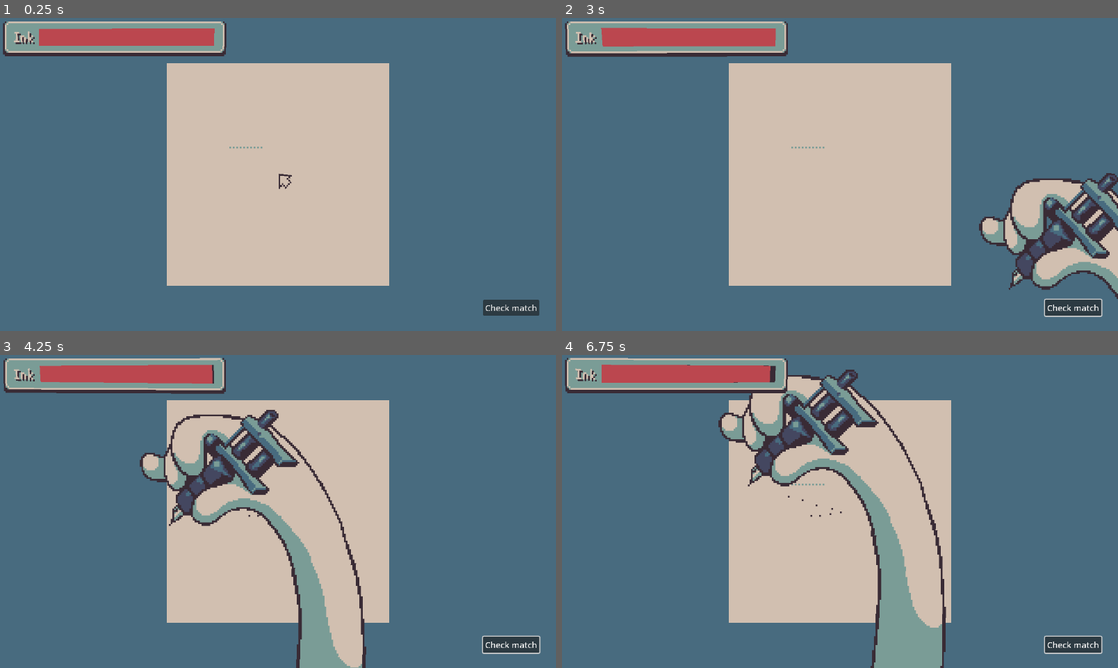
Above: before the commit, frames 1-4 (two rows, left to right).
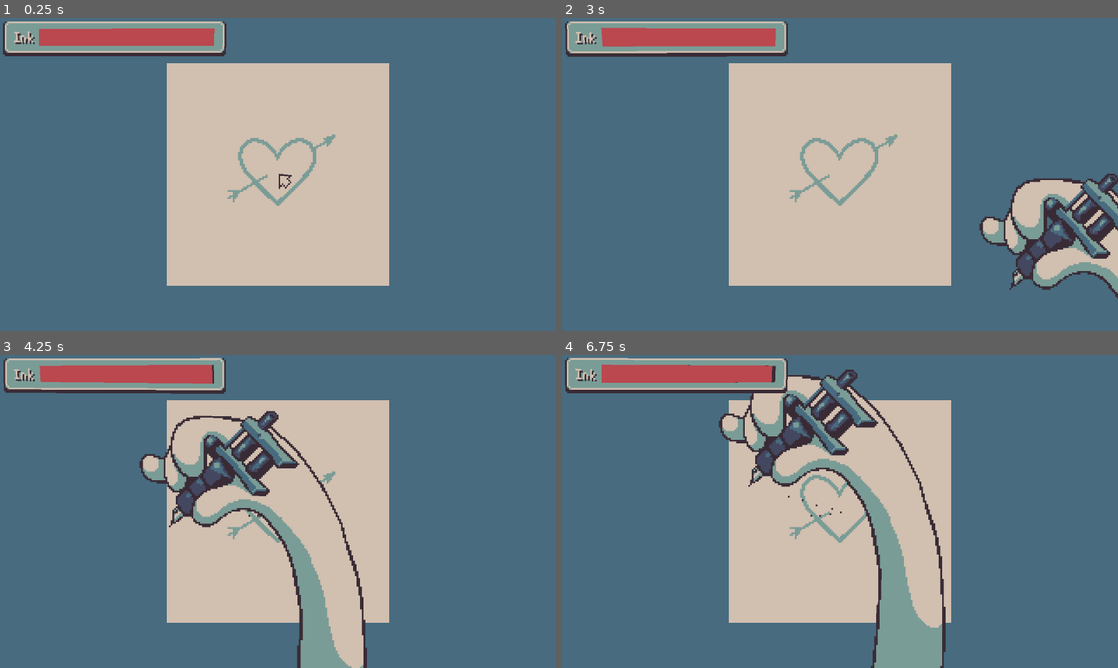
Above: after the commit, the same moments.

Repository: void22790/drunkink_ld58
Game: Godot game, scene res://scenes/root/main.tscn
The game is run twice, just before and just after one commit, with the same random seed, the same clock (stepped at 60 frames per second) and the same inputs.
Inputs (mouse positions are in pixels of both pictures, inside the frame that each line leads up to):
- Up to frame 1 (0.25 s): no input
- Up to frame 2 (3 s): click (1073, 309) at 0.5 s, where only the run before the commit has a clickable "Check match"; click (1073, 309) at 1.25 s, where only the run before the commit has a clickable "Check match"; click (1073, 309) at 2 s, where only the run before the commit has a clickable "Check match"; tap Enter at 2.75 s; move the mouse to (962, 158) at 2.77 s; right-click (962, 158) at 2.85 s
- Up to frame 3 (4.25 s): move the mouse to (166, 527) at 3.52 s; click (166, 527) at 3.6 s
- Up to frame 4 (6.75 s): move the mouse to (895, 442) at 4.27 s; right-click (895, 442) at 4.35 s; move the mouse to (812, 574) at 5.02 s; click (812, 574) at 5.1 s; tap Space at 5.75 s; move the mouse to (1006, 558) at 5.77 s; right-click (1006, 558) at 5.85 s; move the mouse to (673, 464) at 6.52 s; click (673, 464) at 6.6 s

The runs differ from the first frame. In frame 1, 1.3% of the frame differs, in the area x 40-97%, y 37-96%; in frame 2, 2.1%; in frame 3, 3.2%, in the area x 25-98%, y 17-100%; in frame 4, 2.4%.

Commit message:
Minor edits

Diff:
--- a/scenes/root/main.tscn
+++ b/scenes/root/main.tscn
@@ -14,8 +14,8 @@
 
 [sub_resource type="ShaderMaterial" id="ShaderMaterial_t8wu2"]
 shader = ExtResource("4_d8tfi")
-shader_parameter/intensity = 2.0
-shader_parameter/frequency = 12.0
+shader_parameter/intensity = 1.0000000475
+shader_parameter/frequency = 6.0000002375
 
 [sub_resource type="ShaderMaterial" id="ShaderMaterial_aqeut"]
 shader = ExtResource("4_d8tfi")
@@ -149,6 +149,7 @@
 offset = Vector2(4, 4)
 
 [node name="Debug Menu" type="Control" parent="."]
+visible = false
 layout_mode = 3
 anchors_preset = 0
 offset_right = 320.0
--- a/scripts/root/drawing_canvas.gd
+++ b/scripts/root/drawing_canvas.gd
@@ -10,7 +10,7 @@
 var canvas_position: Vector2
 var canvas_rect: Rect2i
 
-var tt_path = "res://graphics/tattoo/tt_test.png"
+var tt_path = "res://graphics/tattoo/easy/tt_heart.png"
 var stencil_data: Array[Color]
 var stencil_ink: int
 
@@ -61,7 +61,7 @@
 			if color == Color.BLACK:
 				ink += 1
 	stencil_ink = ink
-	ink_amount = (10 * ink) + (ink * 10 * Main.difficulty)
+	ink_amount = ink * Main.difficulty + ink
 	max_ink_amount = ink_amount
 
 func _draw_stencil() -> void:
--- a/scripts/root/main.gd
+++ b/scripts/root/main.gd
@@ -14,7 +14,7 @@
 enum GameState {IDLE, DRAWING}
 
 static var game_state = GameState.IDLE
-static var difficulty = GameDifficulty.EASY
+static var difficulty = GameDifficulty.HARD
 
 func _ready() -> void:
 	Input.set_mouse_mode(Input.MOUSE_MODE_HIDDEN)
Binary file changed: graphics/tattoo/easy/tt_bunny.png
